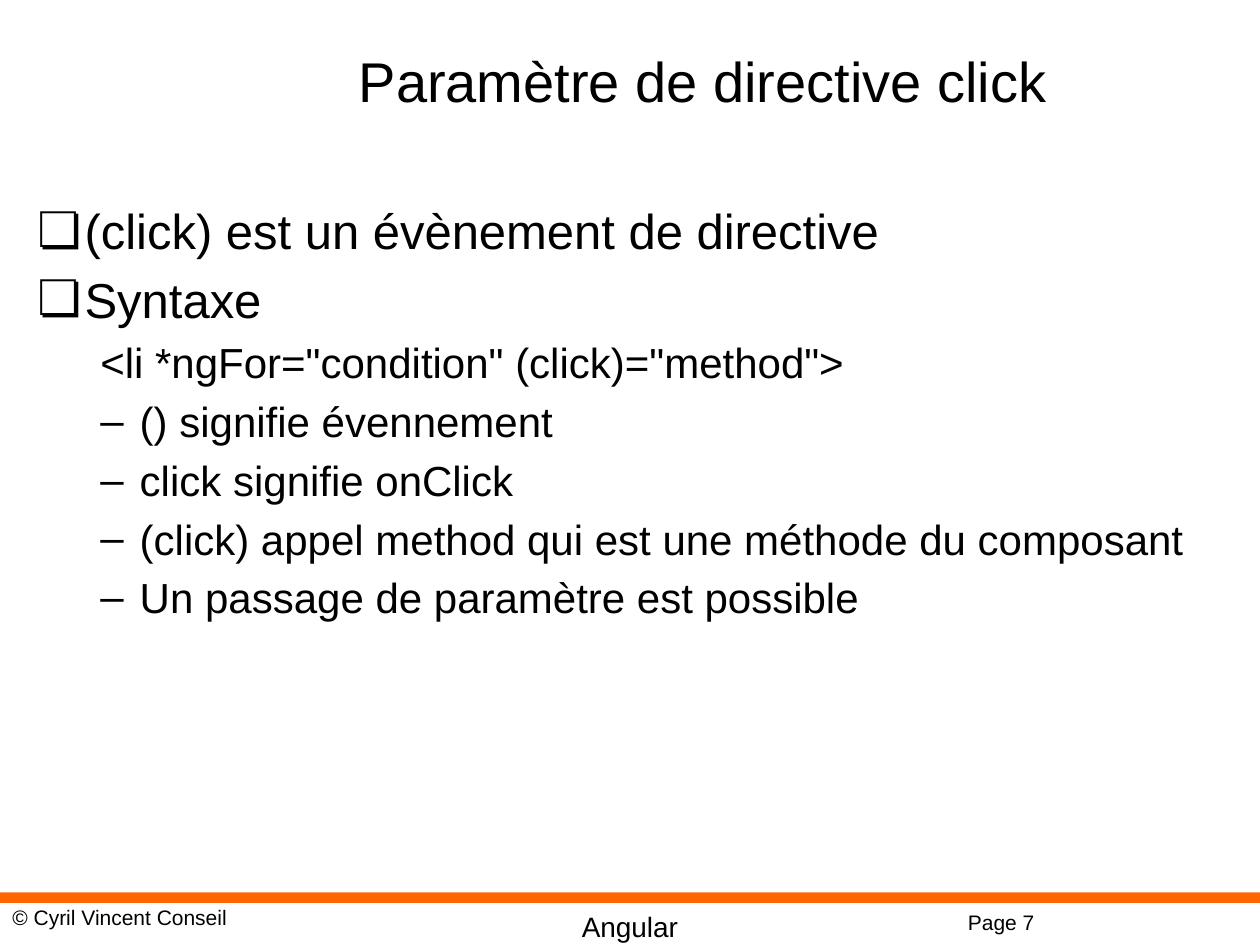
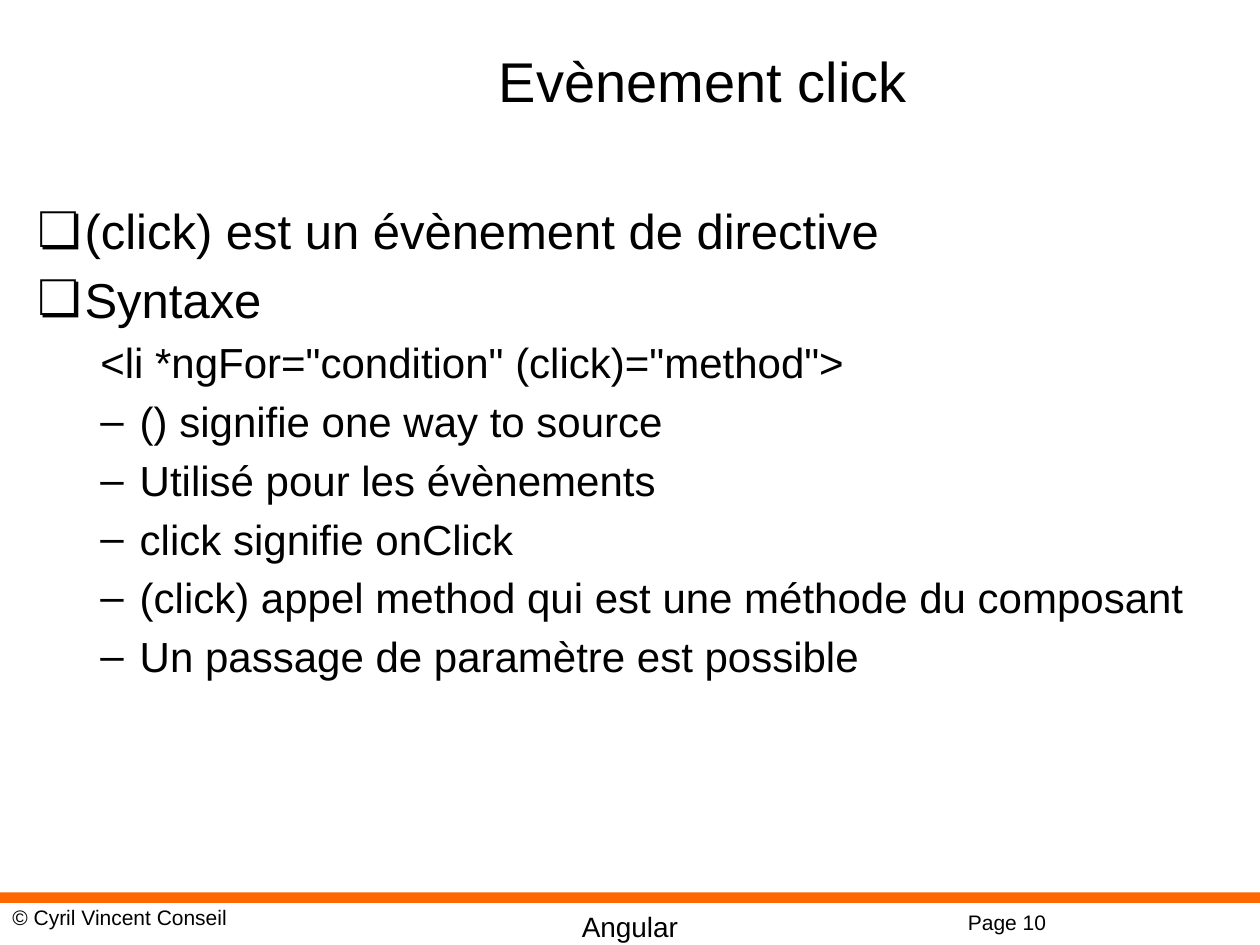
Before and after one commit to cyrilvincent/POE, a slide deck: slide 10 of ppt/angular/Angular08-Directives.pptx (slide 7 before the commit). Drawn at 1260x945 pixels with LibreOffice and Linux fonts; fonts in the diff are those of the drawing; background and template pictures are left out. Boxes give left, top, right and bottom in pixels: in the first picture for what was removed or moved away, otherwise in the second. Text is boxed around its words. In the diff, an @@ line names an element or a change of style, - is before the commit and + after.

```diff
--- a/ppt/angular/Angular08-Directives.pptx
+++ b/ppt/angular/Angular08-Directives.pptx
@@ title at <box>499,60,907,103</box>: text changed @@
-Paramètre de directive click
+Evènement click
@@ text at <box>140,406,662,504</box>: text changed @@
-  – () signifie évennement
+  – () signifie one way to source
+  – Utilisé pour les évènements
@@ page number at <box>968,915,1046,934</box>: text changed @@
-Page 7
+Page 10
```
Also in this commit, not shown: 2 other slides changed, 8 slides added, 7 other files.
